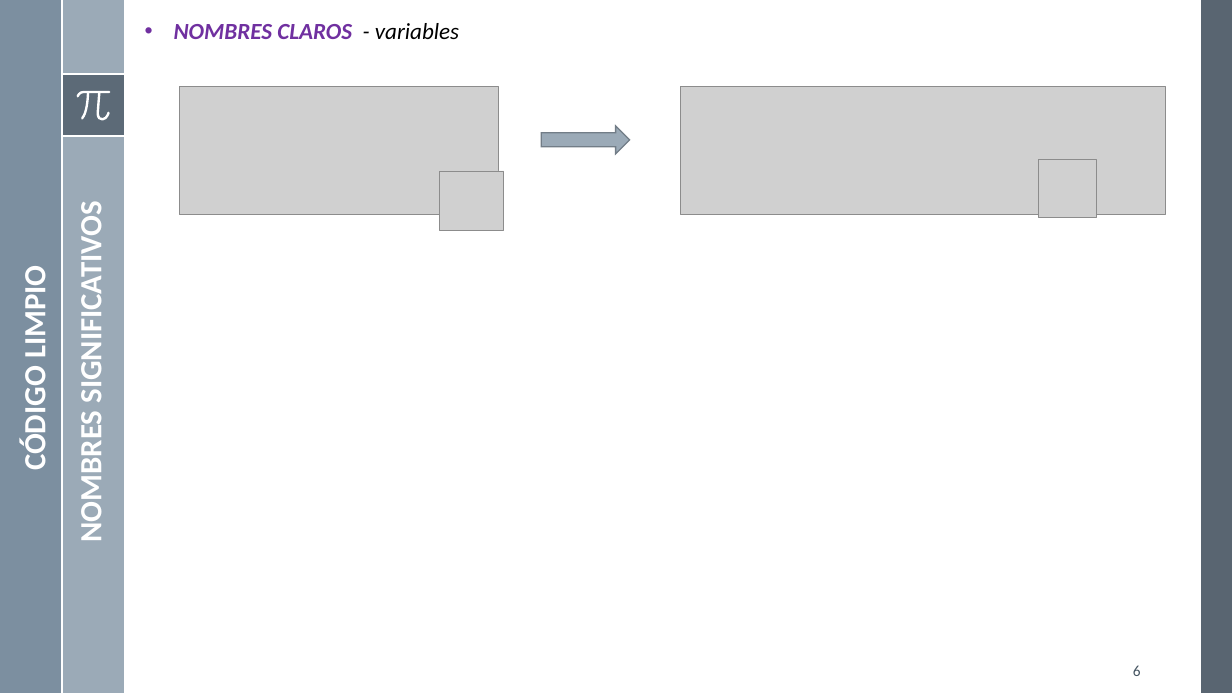
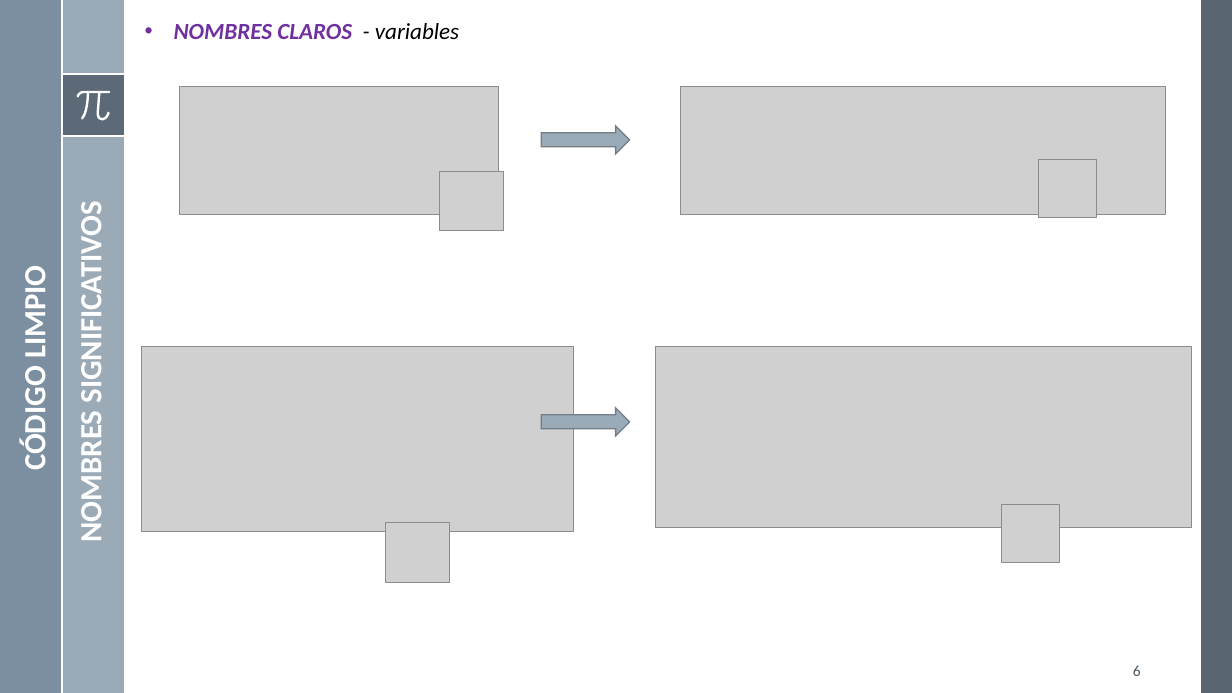
Before and after one commit to mgutierreza/Know, a slide deck: slide 6 of Programacion/POO/POO Buenas Practicas.pptx. Drawn at 1232x693 pixels with LibreOffice and Linux fonts; fonts in the diff are those of the drawing; grey boxes stand for pictures. Boxes give left, top, right and bottom in pixels: in the first picture for what was removed or moved away, otherwise in the second. Text is boxed around its words. In the diff, an @@ line names an element or a change of style, - is before the commit and + after.

```diff
--- a/Programacion/POO/POO Buenas Practicas.pptx
+++ b/Programacion/POO/POO Buenas Practicas.pptx
@@ picture added at (141,347,573,532) @@
@@ picture added at (655,347,1191,528) @@
@@ right arrow added at (542,408,630,435), fill #9BAAB7, outline #737E87 1 pt @@
@@ picture added at (1002,505,1060,563) @@
@@ picture added at (385,523,449,582) @@
```
Also in this commit, not shown: 1 other slide changed, 3 slides added.
